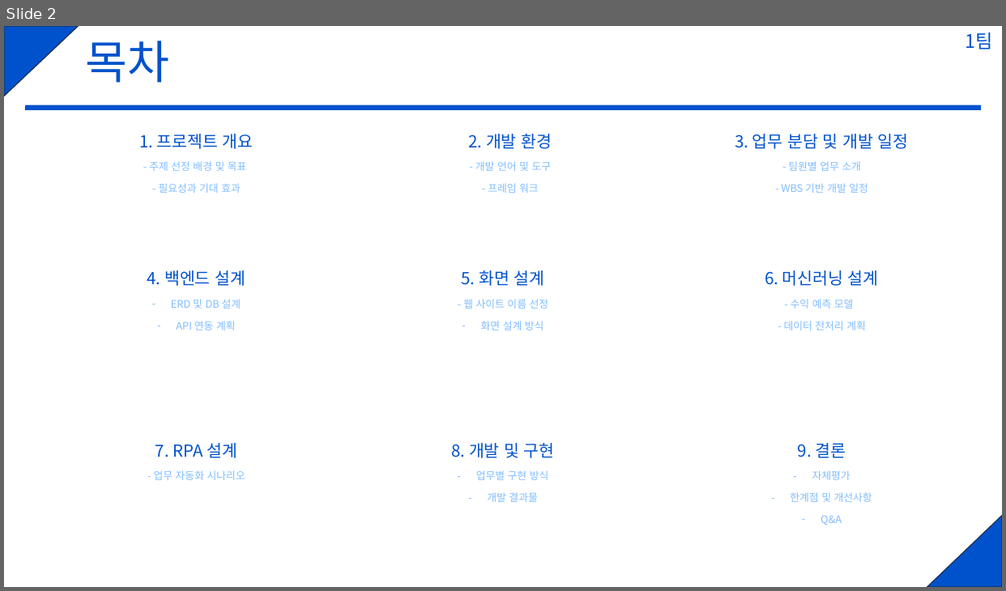
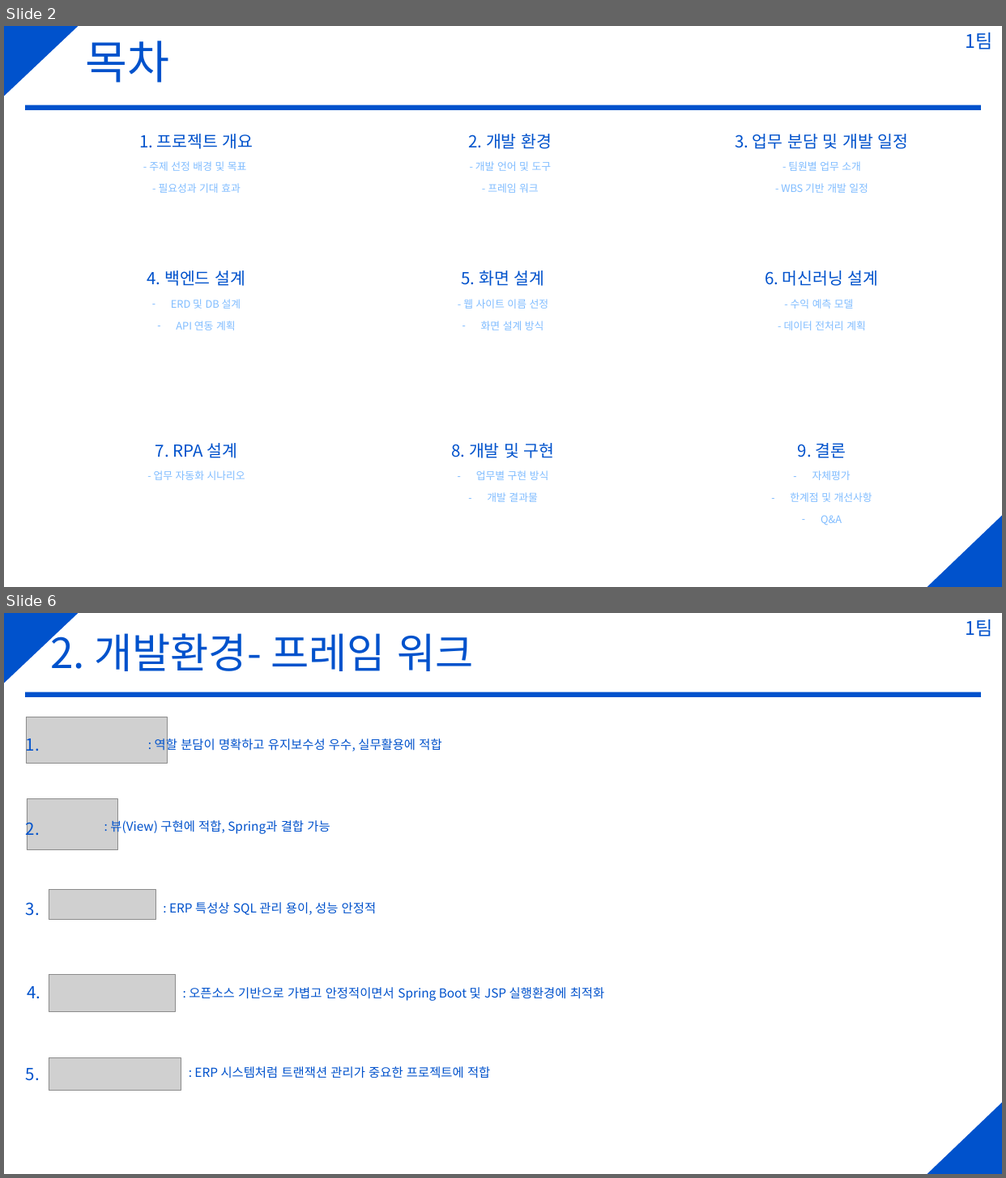
Before and after one commit to Anjunhiw/GlobalMainProject, a slide deck: 산출물/발표자료.pptx. Shown one above the other, each under a label of ours: slide 2 before the commit, slides 2 and 6 after it; the slides between them are not shown. The pictures are 1006x591 and 1006x1178 pixels, drawn with LibreOffice and Linux fonts; fonts in the diff are those of the drawing; grey boxes stand for pictures. Boxes give left, top, right and bottom in pixels: in the first picture for what was removed or moved away, otherwise in the second. Text is boxed around its words. In the diff, an @@ line names an element or a change of style, - is before the commit and + after.

```diff
--- a/산출물/발표자료.pptx
+++ b/산출물/발표자료.pptx
@@ slide 6 added at <box>4,613,1002,1174</box>, background #FFFFFF; not listed: 4 template elements that a slide beside it also shows @@
@@ title added at <box>50,626,473,671</box>, 40 pt, text #0052CC @@
+2. 개발환경- 프레임 워크
@@ text added at <box>26,734,40,755</box>, 16 pt, text #0052CC @@
+1.
@@ picture added at <box>27,717,167,763</box> @@
@@ text added at <box>155,736,441,752</box>, 12 pt, text #0052CC @@
+: 역할 분담이 명확하고 유지보수성 우수, 실무활용에 적합
@@ picture added at <box>27,799,117,850</box> @@
@@ text added at <box>26,819,40,840</box>, 16 pt, text #0052CC @@
+2.
@@ text added at <box>110,819,330,835</box>, 12 pt, text #0052CC @@
+: 뷰(View) 구현에 적합, Spring과 결합 가능
@@ text added at <box>26,902,40,916</box>, 16 pt, text #0052CC @@
+3.
@@ picture added at <box>49,890,156,920</box> @@
@@ text added at <box>169,902,376,915</box>, 12 pt, text #0052CC @@
+: ERP 특성상 SQL 관리 용이, 성능 안정적
@@ picture added at <box>49,975,176,1012</box> @@
@@ text added at <box>27,986,40,999</box>, 16 pt, text #0052CC @@
+4.
@@ text added at <box>189,987,604,1001</box>, 12 pt, text #0052CC @@
+: 오픈소스 기반으로 가볍고 안정적이면서 Spring Boot 및 JSP 실행환경에 최적화
@@ text added at <box>26,1068,40,1081</box>, 16 pt, text #0052CC @@
+5.
@@ picture added at <box>49,1059,181,1091</box> @@
@@ text added at <box>194,1067,490,1079</box>, 12 pt, text #0052CC @@
+: ERP 시스템처럼 트랜잭션 관리가 중요한 프로젝트에 적합
@@ slide 2 changed as well @@
@@ right triangle at <box>4,26,79,96</box>: outline #1E3256 1 pt to none @@
@@ right triangle at <box>927,515,1002,587</box>: outline #1E3256 1 pt to none @@
```
Also in this commit, not shown: 1 other slide changed, 5 other slides added.
